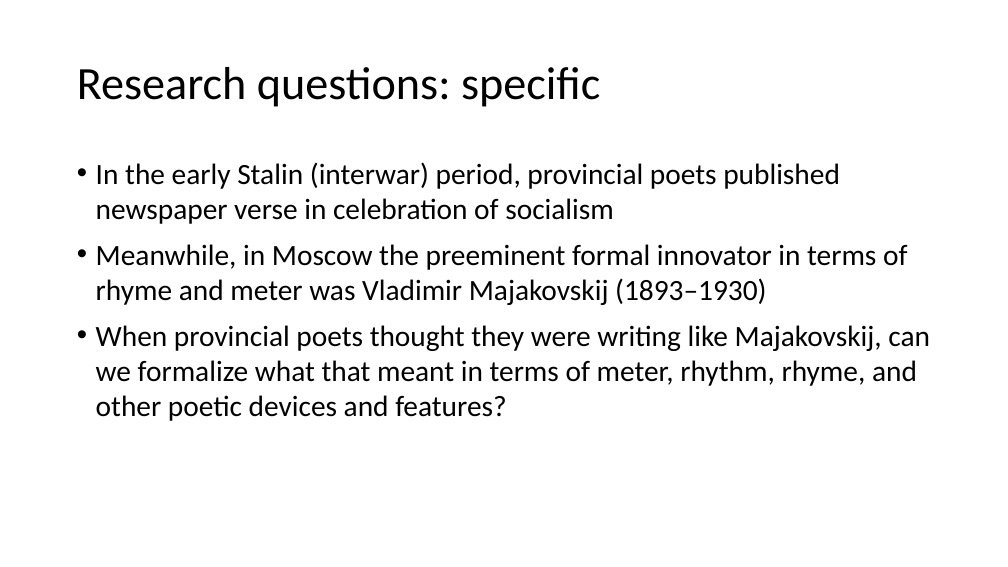
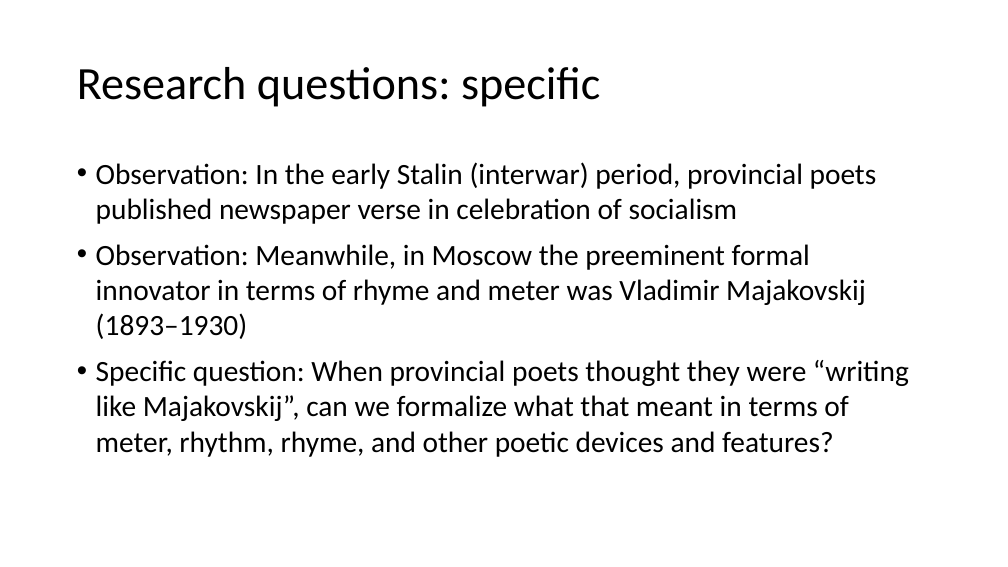
Before and after one commit to Data-Science-for-Linguists-2019/russian_rhyme, a slide deck: slide 12 of 2019-04-11_presentation.pptx (slide 10 before the commit). Drawn at 1008x567 pixels with LibreOffice and Linux fonts; fonts in the diff are those of the drawing. Boxes give left, top, right and bottom in pixels: in the first picture for what was removed or moved away, otherwise in the second. Text is boxed around its words. In the diff, an @@ line names an element or a change of style, - is before the commit and + after.

```diff
--- a/2019-04-11_presentation.pptx
+++ b/2019-04-11_presentation.pptx
@@ text at bbox=[96, 162, 909, 457]: text changed @@
-• In the early Stalin (interwar) period, provincial poets published newspaper verse in celebration of socialism
-• Meanwhile, in Moscow the preeminent formal innovator in terms of rhyme and meter was Vladimir Majakovskij (1893–1930)
-• When provincial poets thought they were writing like Majakovskij, can we formalize what that meant in terms of meter, rhythm, rhyme, and other poetic devices and features?
+• Observation: In the early Stalin (interwar) period, provincial poets published newspaper verse in celebration of socialism
+• Observation: Meanwhile, in Moscow the preeminent formal innovator in terms of rhyme and meter was Vladimir Majakovskij (1893–1930)
+• Specific question: When provincial poets thought they were “writing like Majakovskij”, can we formalize what that meant in terms of meter, rhythm, rhyme, and other poetic devices and features?
```
Also in this commit, not shown: 10 other slides changed, 8 slides added, 3 slides removed.
